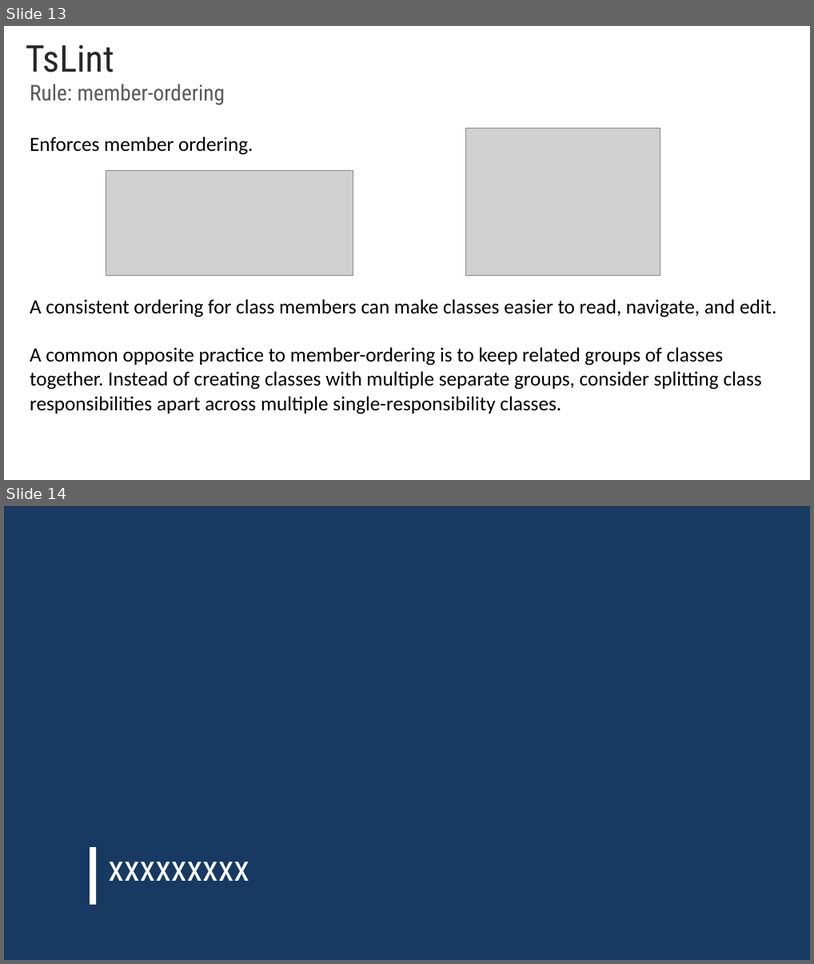
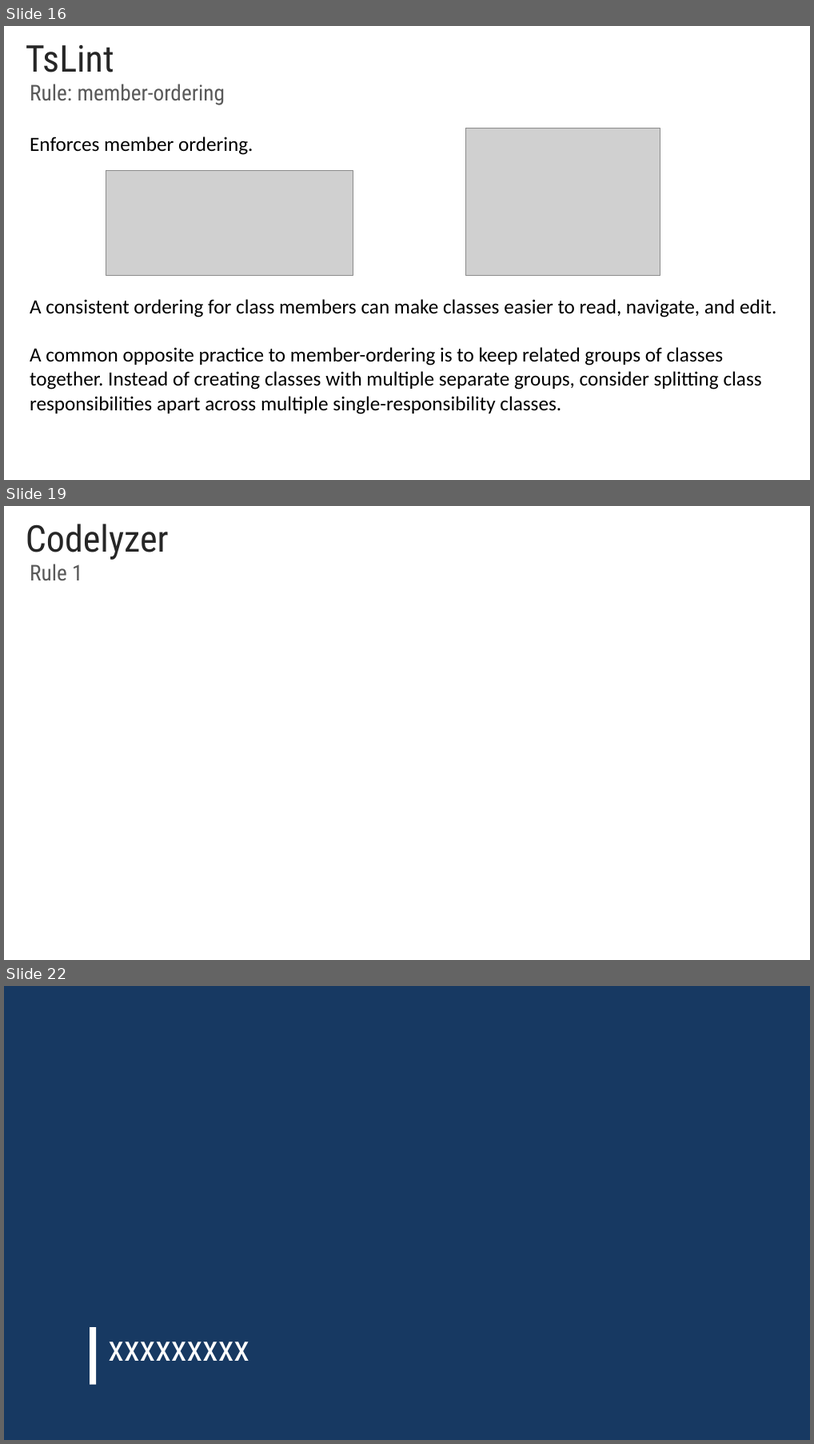
Before and after one commit to rached193/AngularWorkshop-20181116, a slide deck: AngularWorkshop-16-11-2018.pptx. Shown one above the other, each under a label of ours: slides 13 and 14 before the commit, slides 16, 19 and 22 after it; the slides between them are not shown. The pictures are 814x964 and 814x1444 pixels, drawn with LibreOffice and Linux fonts; fonts in the diff are those of the drawing; grey boxes stand for pictures; background and template pictures are left out. Boxes give left, top, right and bottom in pixels: in the first picture for what was removed or moved away, otherwise in the second. Text is boxed around its words. In the diff, an @@ line names an element or a change of style, - is before the commit and + after.

```diff
--- a/AngularWorkshop-16-11-2018.pptx
+++ b/AngularWorkshop-16-11-2018.pptx
@@ slide 19 added at bbox=[4, 506, 810, 960], background #FFFFFF @@
@@ title added at bbox=[26, 524, 169, 560], 44 pt, text #262626 @@
+Codelyzer
@@ text added at bbox=[30, 564, 82, 580], 26 pt, text #595959 @@
+Rule 1
@@ what was slide 13 is now slide 16 @@
@@ what was slide 14 is now slide 22 @@
```
Also in this commit, not shown: 3 slides changed, 8 other slides added, 1 slide removed.
